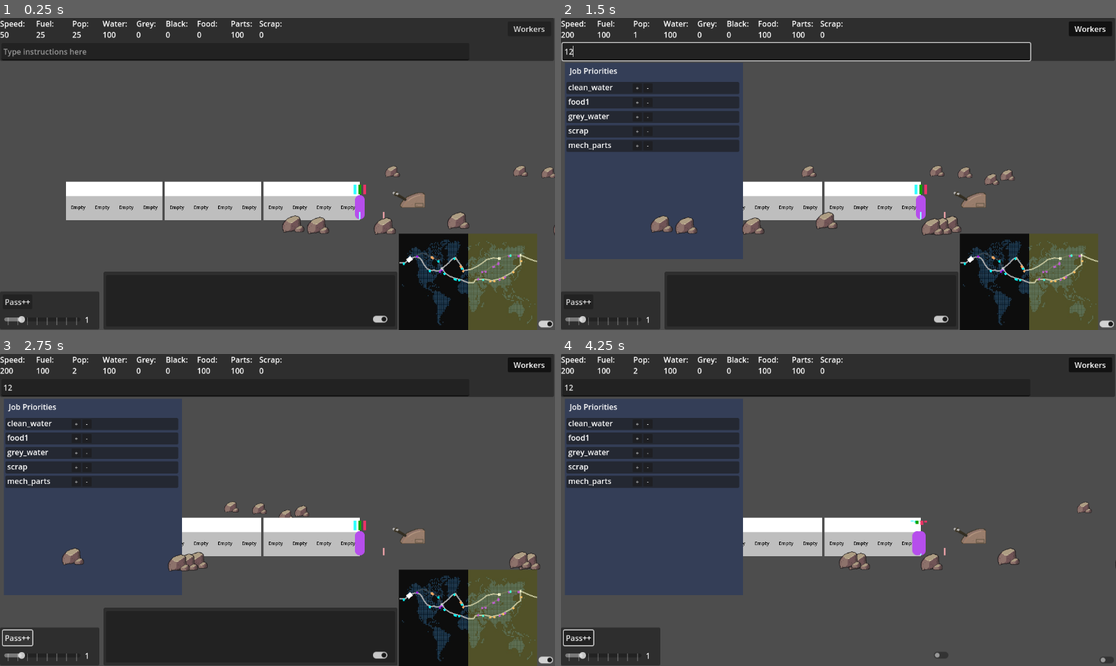
Above: before the commit, frames 1-4 (two rows, left to right).
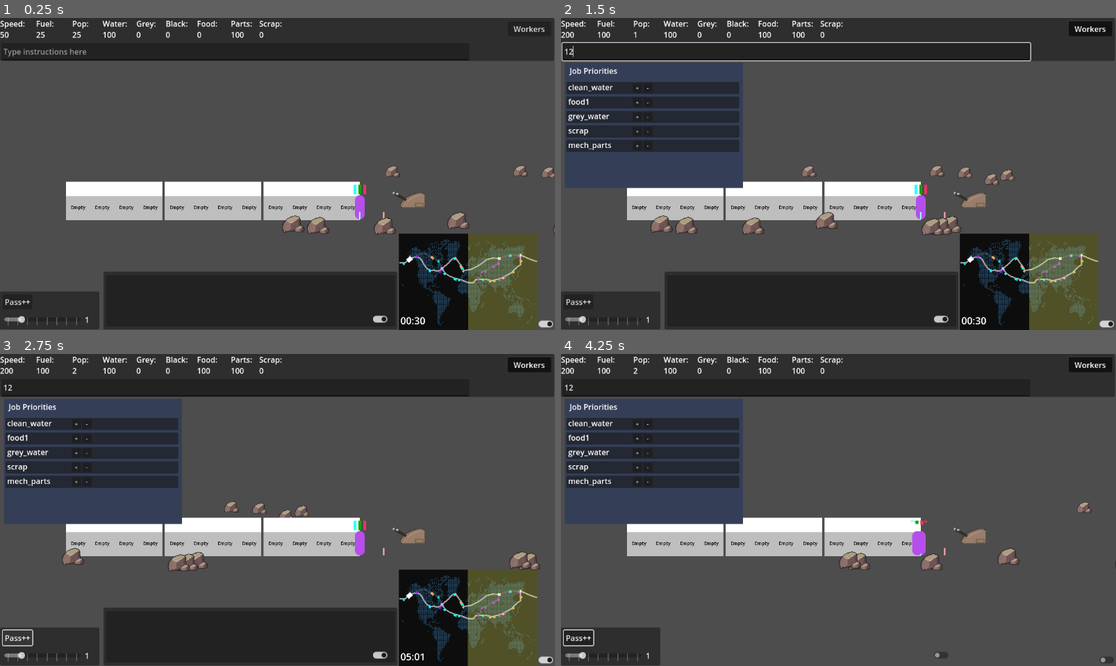
Above: after the commit, the same moments.

Repository: Sphinx111/ed_and_morgs_train_builder
Game: Godot game, scene res://Scenes/traincar.tscn
Same seed, same stepped clock (60 frames per second), same inputs: the game is played once before the commit and once after it.
Inputs (mouse positions are in pixels of both pictures, inside the frame that each line leads up to):
- Up to frame 1 (0.25 s): no input
- Up to frame 2 (1.5 s): click (794, 52) at 0.52 s; type "12" at 0.6 s; click "Workers" at 1.25 s
- Up to frame 3 (2.75 s): click "Pass++" at 2 s
- Up to frame 4 (4.25 s): click (1104, 659) at 2.75 s; click (938, 656) at 3.5 s

The runs differ from the first frame. In frame 1, less than 0.1% of the frame differs, in the area x 72-77%, y 95-99%; in frame 2, 7.0%; in frame 3, 7.1%; in frame 4, 7.3%, in the area x 0-33%, y 54-78%.

Commit message:
Added time-to-sunlight timer in map

Diff:
--- a/Helpers.gd
+++ b/Helpers.gd
@@ -55,3 +55,9 @@
 		return "%.2fk" % (value/1000)  ## If number below 1 million, print it as "1.01k"
 	else:
 		return "%.2fm" % (value/1000000) ## If number 1 million or more, print it as "1.01m"
+
+func seconds_to_mm_ss(seconds_float: float) -> String:
+	var seconds : int = floor(seconds_float)
+	var minutes = seconds / 60
+	var remaining_seconds = seconds % 60
+	return "%02d:%02d" % [minutes, remaining_seconds]
--- a/MapHandler.gd
+++ b/MapHandler.gd
@@ -14,7 +14,7 @@
 var sunradius : float = 512.0
 var sun_path_length : float = 2048.0
 var map_width : float = 1024.0
-var sunspeed : float = 0.3
+var sunspeed : float = 1.5
 
 func _ready():
 	mainRoute = get_node("MainRoute")
@@ -29,9 +29,10 @@
 	selectedTrain = newTrain
 
 func train_step():
-	mainRoute.update_trainPos(selectedTrain.speed * local_to_global_speed_conversion)
+	mainRoute.update_trainPos(selectedTrain.speed * local_to_global_speed_conversion * Globals.time_factor)
 	sun1.progress -= sunspeed * Globals.time_factor
 	sun2.progress -= sunspeed * Globals.time_factor
+	update_time_to_sun()
 
 func request_resources(wantedType : String) -> float:
 	return mainRoute.request_resources(wantedType, collection_margin)
@@ -48,3 +49,23 @@
 		print("train is in sunlight")
 		return true
 	return false
+
+func update_time_to_sun():
+	var train_speed_in_pixels : float = local_to_global_speed_conversion * selectedTrain.speed
+	train_speed_in_pixels = cos(abs(trainMarker.rotation)) * train_speed_in_pixels
+	var sun_speed_in_pixels : float = sunspeed
+	var dist_to_sun1 : float = sun1.position.x - trainMarker.position.x
+	var dist_to_sun2 : float = sun2.position.x - trainMarker.position.x
+	var distance_in_pixels : float = 0.0
+	if dist_to_sun1 > 0 and dist_to_sun2 > 0:
+		distance_in_pixels = min(sun1.position.x - trainMarker.position.x, sun2.position.x - trainMarker.position.x)
+	elif dist_to_sun1 > 0:
+		distance_in_pixels = sun1.position.x - trainMarker.position.x
+	else:
+		distance_in_pixels = sun2.position.x - trainMarker.position.x
+	var time_to_sun =  distance_in_pixels / (sun_speed_in_pixels) #- train_speed_in_pixels)
+	if time_to_sun > 0:
+		var displayText = Helpers.seconds_to_mm_ss(time_to_sun)
+		get_node("TimeToSun").text = displayText
+	else:
+		get_node("TimeToSun").text = "N/A"
--- a/Scenes/JobsController.tscn
+++ b/Scenes/JobsController.tscn
@@ -10,7 +10,7 @@
 offset_left = 8.0
 offset_top = 93.0
 offset_right = 378.0
-offset_bottom = 501.0
+offset_bottom = 353.0
 theme_override_styles/panel = SubResource("StyleBoxFlat_8ylg8")
 script = ExtResource("1_y6gui")
 
--- a/Scenes/module.tscn
+++ b/Scenes/module.tscn
@@ -35,3 +35,11 @@
 offset_top = 85.0
 offset_right = 26.0
 offset_bottom = 108.0
+
+[node name="DebugProgress" type="ColorRect" parent="."]
+offset_left = 4.0
+offset_top = 80.0
+offset_right = 8.0
+offset_bottom = 80.0
+rotation = -3.14159
+color = Color(0.438351, 0.42115, 0.399321, 1)
--- a/Scenes/world_map.tscn
+++ b/Scenes/world_map.tscn
@@ -222,3 +222,11 @@
 grow_horizontal = 2
 grow_vertical = 2
 color = Color(1, 1, 0.423529, 1)
+
+[node name="TimeToSun" type="Label" parent="."]
+offset_left = 8.0
+offset_top = 556.0
+offset_right = 192.0
+offset_bottom = 655.0
+theme_override_font_sizes/font_size = 72
+text = "00:30"
--- a/module.gd
+++ b/module.gd
@@ -153,12 +153,13 @@
 ## Cycle through producers and run their production cycle
 func produce_resources():
 	# Producing materials requires workers
-	if workers.size() >= workers_needed:
+	if workers.size() > 0:
 		for producer in producers:
 			var worker_modifier = 1.0
 			if workers_needed > 0:
-				worker_modifier = workers.size() / float(workers_needed)
+				worker_modifier = float(workers.size()) / float(workers_needed)
 			producer.produce(parentTrain, worker_modifier)
+			$DebugProgress.size.y = 50.0 * producer.progress
 
 ## For each customer in the module, run through the repeatable services and attempt to provide them
 func serve_customers():
--- a/passenger.gd
+++ b/passenger.gd
@@ -115,7 +115,7 @@
 	if target.can_enter(self):
 		if self.is_in_module==false:
 			target.add_customer(self)
-			self.position.y += Globals.car_height
+			self.position.y = Globals.car_height
 			is_in_module = true
 
 			if passengerPanel != null:
@@ -126,7 +126,7 @@
 	if self.is_in_module==false:
 		if target.worker_can_enter(self):
 			target.add_worker(self)
-			self.position.y -= Globals.car_height
+			self.position.y = Globals.car_height
 			if passengerPanel != null:
 				passengerPanel.actionLabel.text = "working"
 			is_in_module = true
@@ -140,14 +140,14 @@
 
 ## Used by modules to eject a passenger
 func ejected_from_module():
-	self.position.y -= Globals.car_height
+	self.position.y = 0
 	targetNeed = ""
 	is_in_module = false
 	is_working = false
 
 ## Used by passenger to tell module they're leaving
 func exit_worker_module():
-	self.position.y += Globals.car_height
+	self.position.y = 0
 	targetWork = ""
 	is_in_module = false
 	is_working = false
@@ -155,7 +155,7 @@
 
 ## Used by modules to eject a worker
 func worker_ejected_from_module():
-	self.show()
+	self.position.y = 0
 	targetWork = ""
 	is_in_module = false
 	is_working = false
